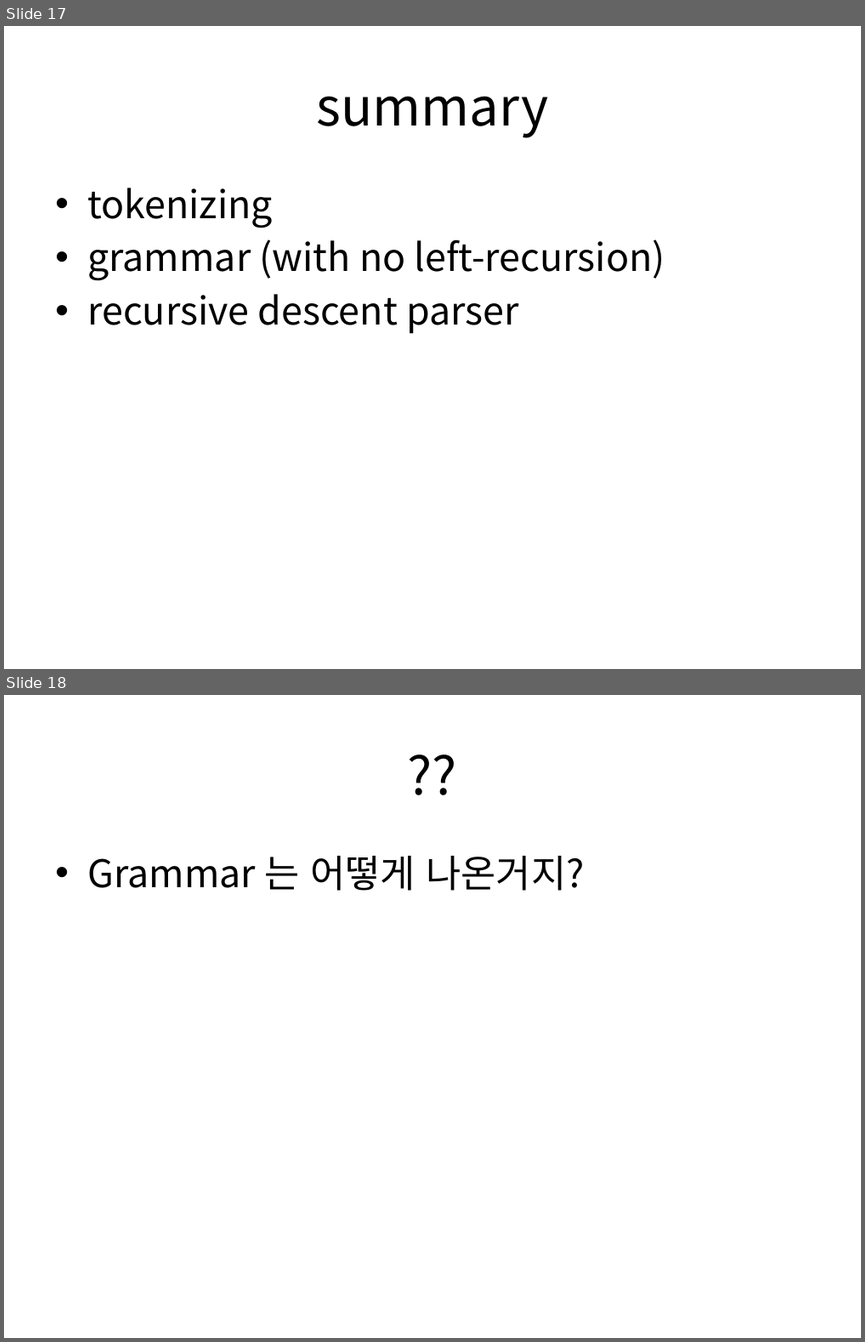
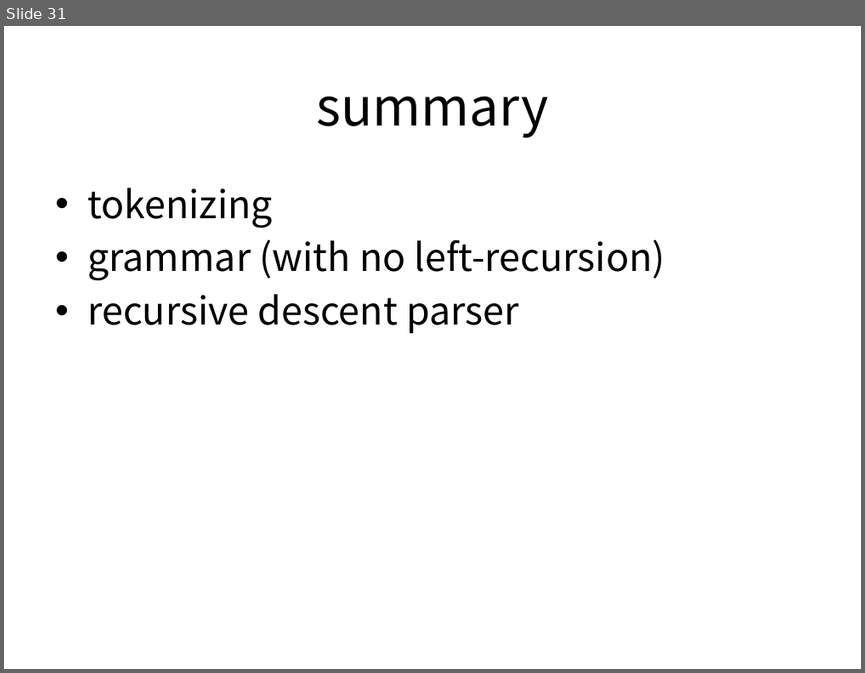
Before and after one commit to jooyunghan/parsing_basics, a slide deck: slides/Parsing 수식.pptx. Shown one above the other, each under a label of ours: slides 17 and 18 before the commit, slide 31 after it. The pictures are 865x1342 and 865x673 pixels, drawn with LibreOffice and Linux fonts; fonts in the diff are those of the drawing. Boxes give left, top, right and bottom in pixels: in the first picture for what was removed or moved away, otherwise in the second. Text is boxed around its words. In the diff, an @@ line names an element or a change of style, - is before the commit and + after.

```diff
--- a/slides/Parsing 수식.pptx
+++ b/slides/Parsing 수식.pptx
@@ slide 18 removed at [4,695,861,1338], background #FFFFFF @@
@@ title removed at [46,721,818,828] @@
-??
@@ text removed at [87,856,585,891] @@
-• Grammar 는 어떻게 나온거지?
@@ what was slide 17 is now slide 31 @@
```
Also in this commit, not shown: 8 slides changed, 14 slides added, 8 other files.
